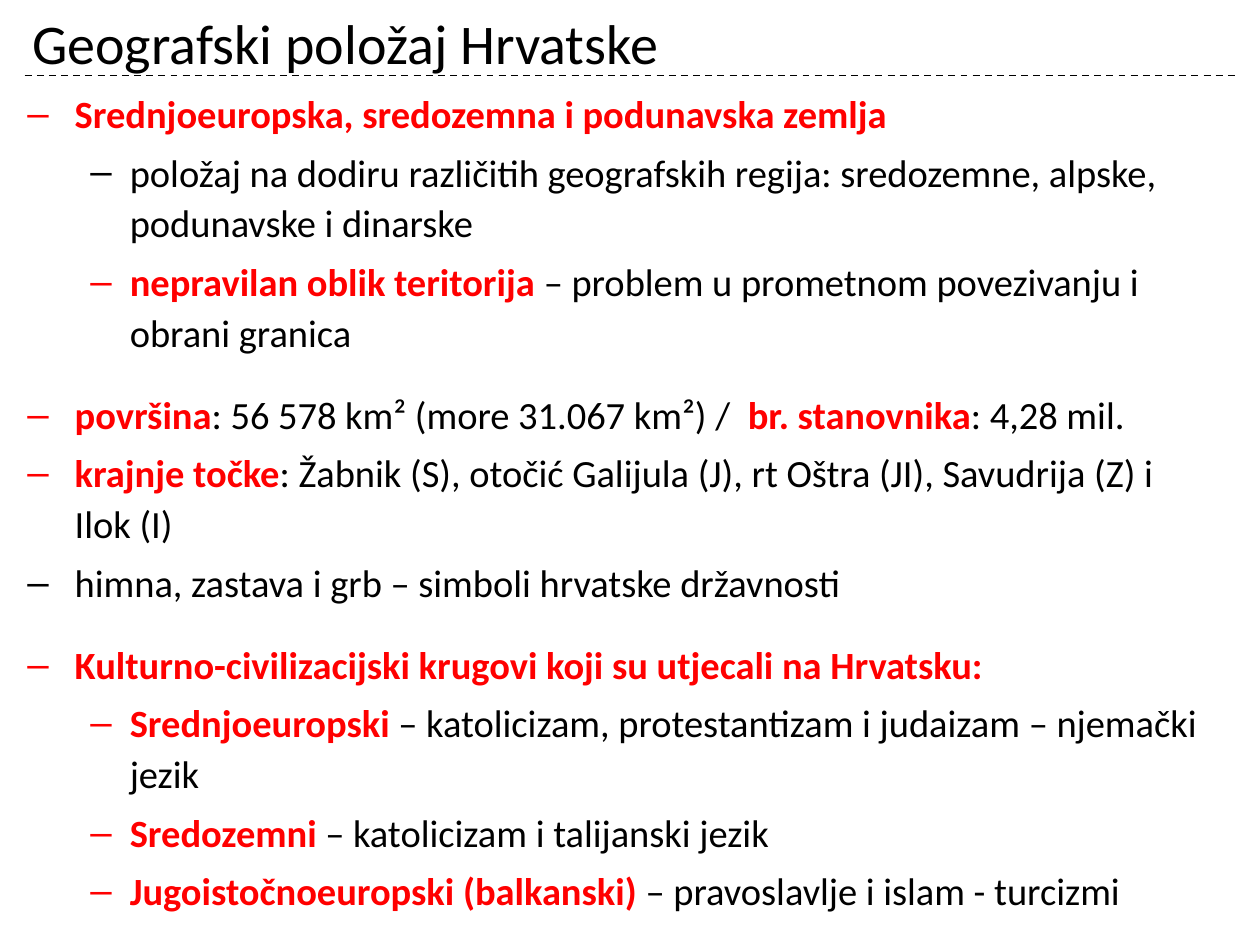
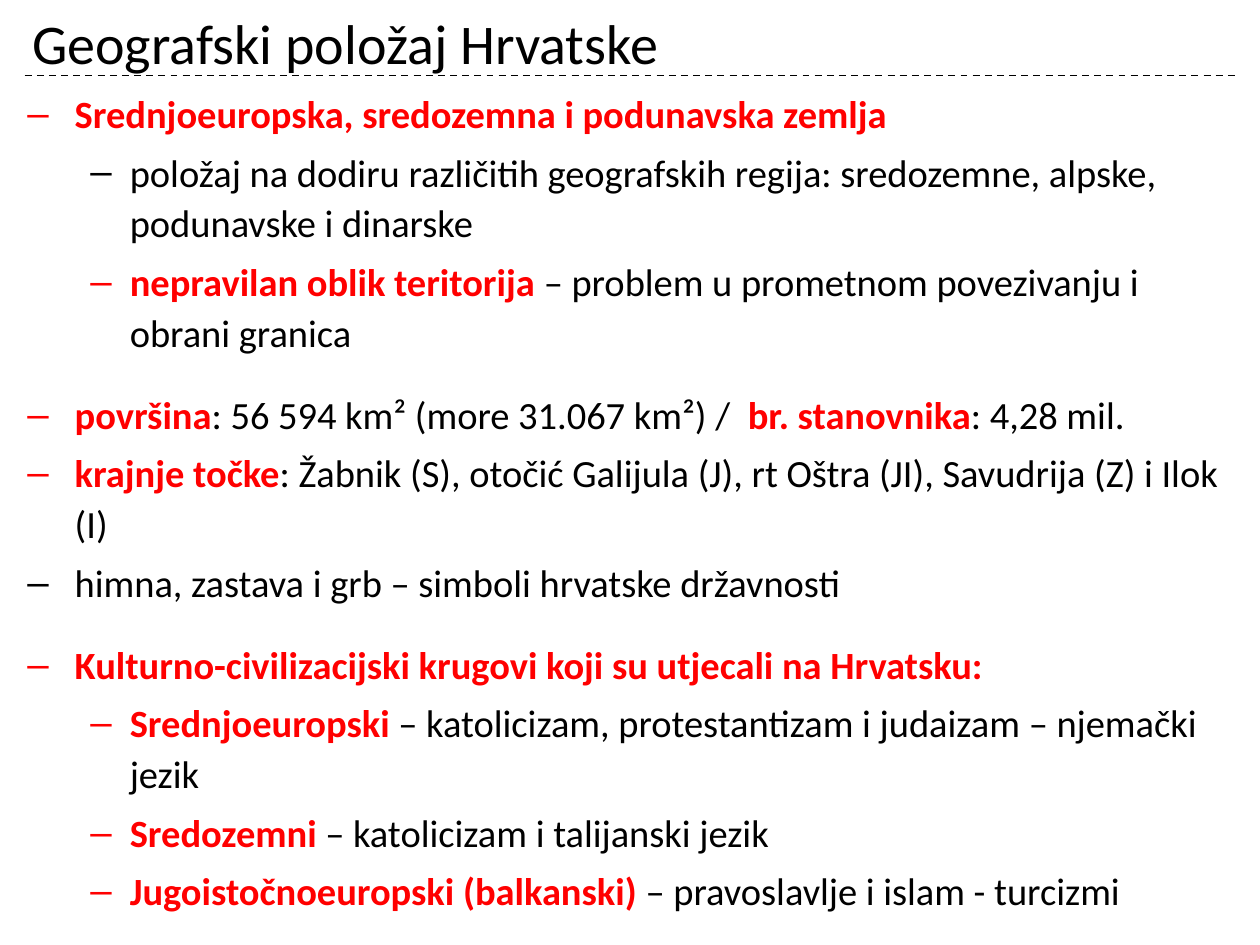
Before and after one commit to cornx/print, a slide deck: slide 11 of data/geografija/prezentacije/F2_G2_001_Geografski_polozaj_Hrvatske.pptx. Drawn at 1260x945 pixels with LibreOffice and Linux fonts; fonts in the diff are those of the drawing. Boxes give left, top, right and bottom in pixels: in the first picture for what was removed or moved away, otherwise in the second. Text is boxed around its words. In the diff, an @@ line names an element or a change of style, - is before the commit and + after.

```diff
--- a/data/geografija/prezentacije/F2_G2_001_Geografski_polozaj_Hrvatske.pptx
+++ b/data/geografija/prezentacije/F2_G2_001_Geografski_polozaj_Hrvatske.pptx
@@ text at <box>75,399,1124,435</box>: text changed @@
-– površina: 56 578 km² (more 31.067 km²) / br. stanovnika: 4,28 mil.
+– površina: 56 594 km² (more 31.067 km²) / br. stanovnika: 4,28 mil.
```
Also in this commit, not shown: 1 other slide changed, 1 other file.
